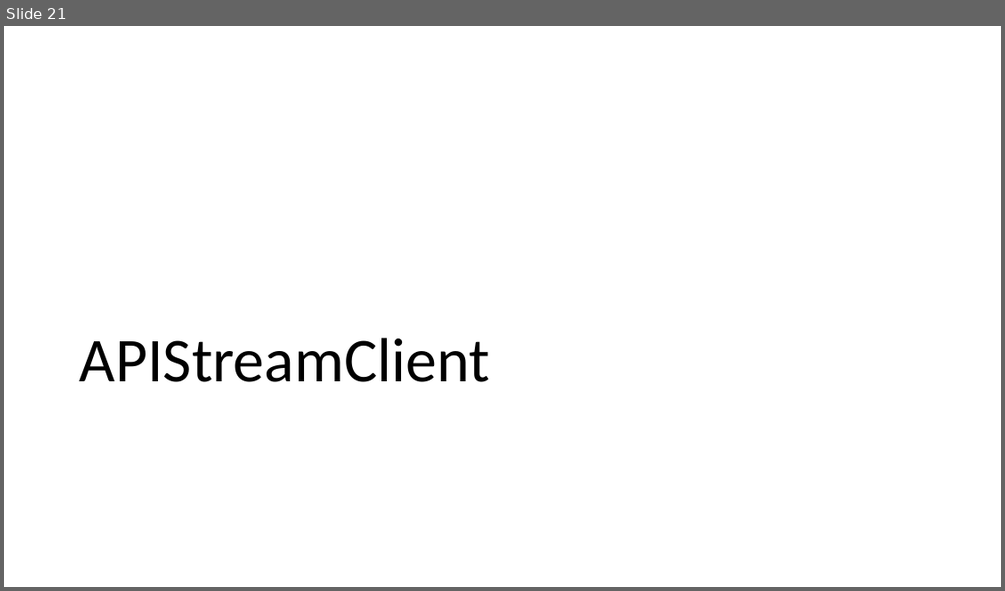
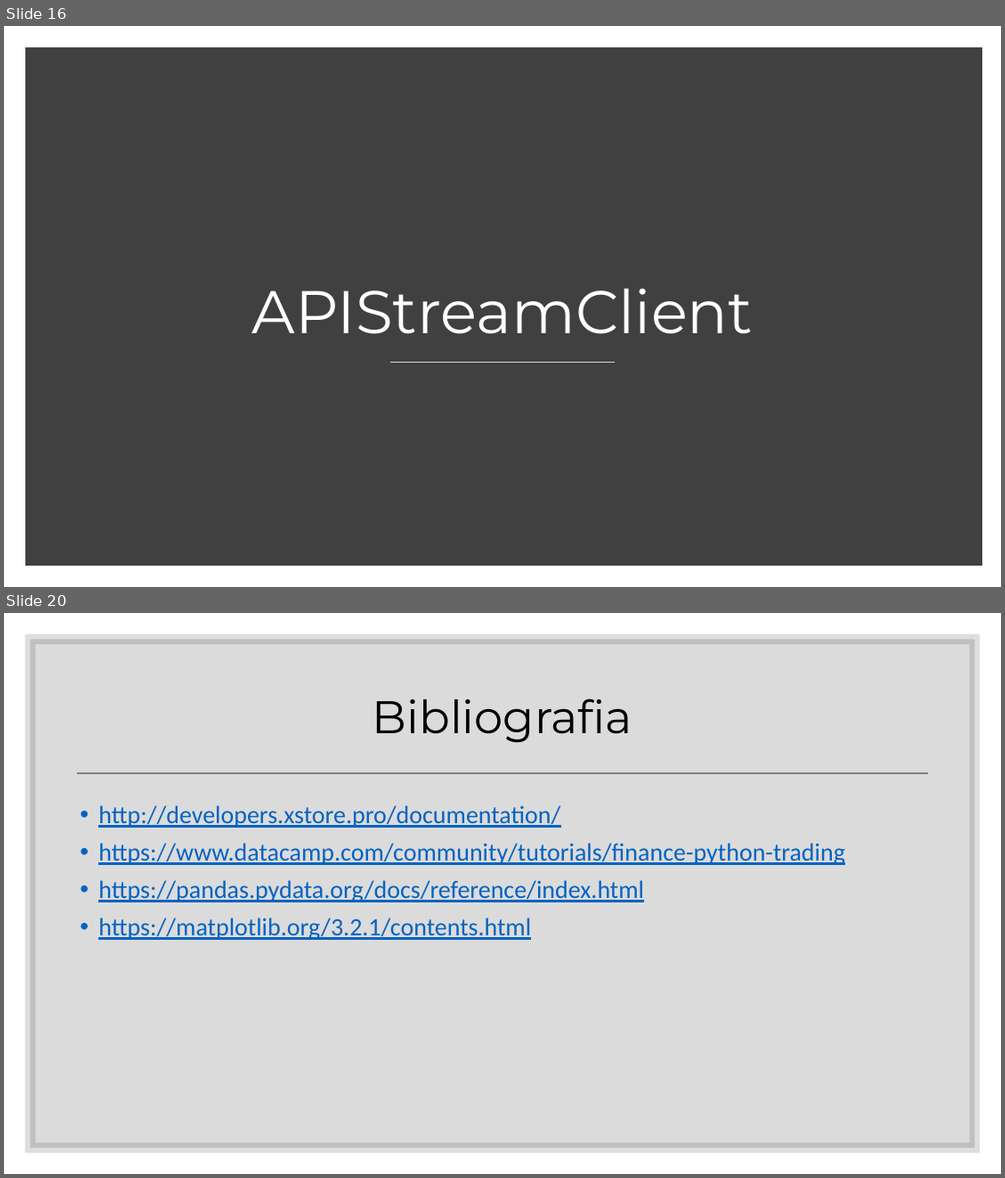
Before and after one commit to oskop123/Trading_Bot, a slide deck: JPWP.pptx. Shown one above the other, each under a label of ours: slide 21 before the commit, slides 16 and 20 after it; the slides between them are not shown. The pictures are 1005x591 and 1005x1178 pixels, drawn with LibreOffice and Linux fonts; fonts in the diff are those of the drawing. Boxes give left, top, right and bottom in pixels: in the first picture for what was removed or moved away, otherwise in the second. Text is boxed around its words. In the diff, an @@ line names an element or a change of style, - is before the commit and + after.

```diff
--- a/JPWP.pptx
+++ b/JPWP.pptx
@@ slide 20 added at box(4, 613, 1001, 1174), background #FFFFFF @@
@@ rectangle added at box(30, 639, 975, 1148), fill #000000 at 14% opacity, outline #262626 10 pt @@
@@ title added at box(372, 698, 632, 743), 44 pt, text #000000 @@
+Bibliografia
@@ line added from (77, 773) to (928, 773), #808080 1.75 pt @@
@@ text added at box(98, 805, 845, 940), 24 pt, text #0563C1, underline @@
+• http://developers.xstore.pro/documentation/
+• https://www.datacamp.com/community/tutorials/finance-python-trading
+• https://pandas.pydata.org/docs/reference/index.html
+• https://matplotlib.org/3.2.1/contents.html
@@ what was slide 21 is now slide 16 @@
@@ slide 16 changed as well @@
@@ rectangle added at box(30, 52, 977, 561), fill #404040, outline #404040 10 pt @@
@@ title "APIStreamClient": place and size @@
-title "APIStreamClient" at box(80, 338, 490, 382)
+title "APIStreamClient" at box(252, 289, 752, 334)
@@ title "APIStreamClient" at box(252, 289, 752, 334): size 60 to 58 pt, font Calibri to Montserrat, text colour #000000 to #FFFFFF; alignment left to centre @@
@@ line added from (390, 362) to (615, 362), #D9D9D9 1 pt @@
```
Also in this commit, not shown: 4 other slides changed, 14 other slides added, 21 slides removed, 1 other file.
